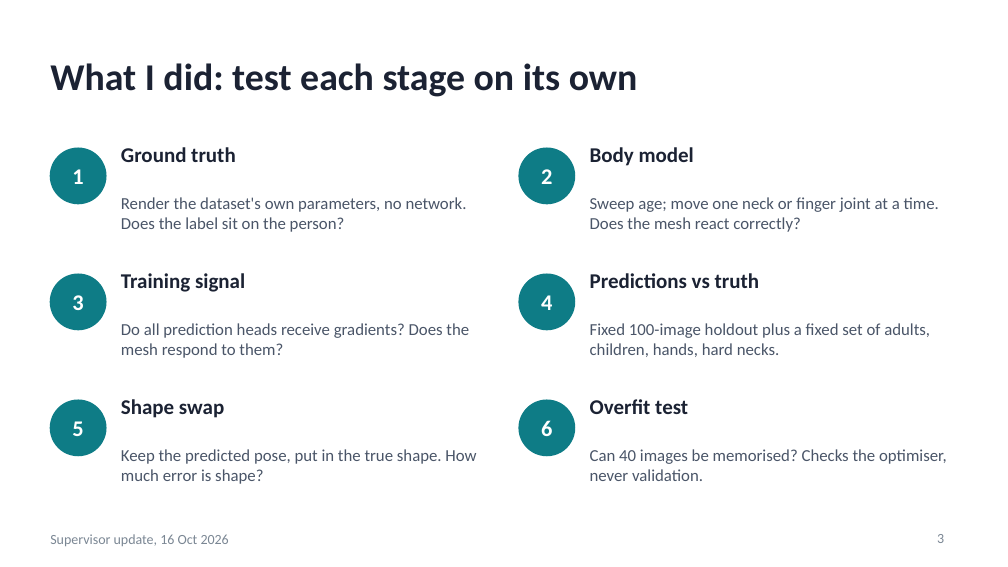
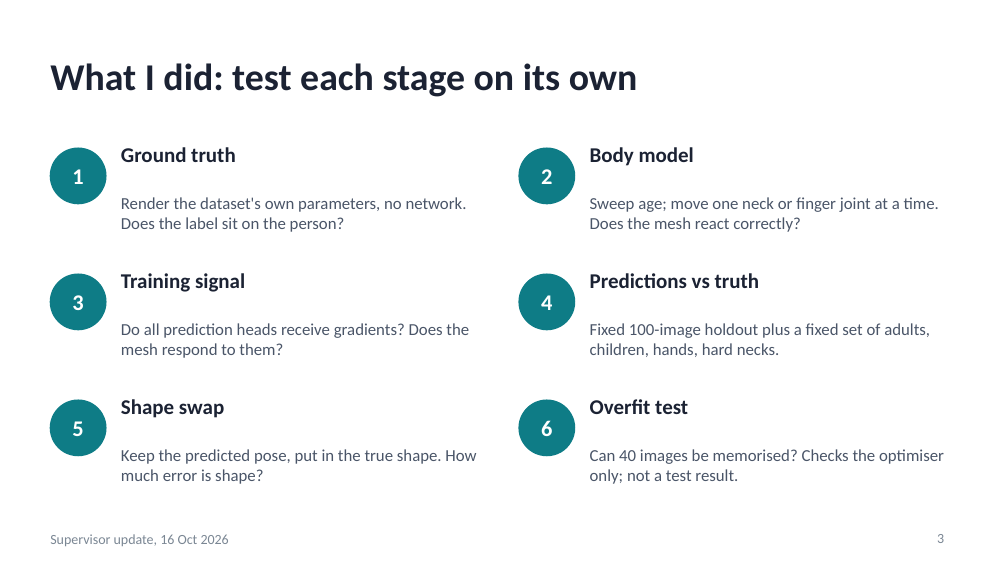
Before and after one commit to saadnajib/Multi-Person-Whole-Body-Human-Mesh-Recovery-in-a-Single-Shot-with-Annyone-dataset-and-3dpw-dataset, a slide deck: slide 3 of docs/supervisor_update_2026-10-16.pptx. Drawn at 1008x567 pixels with LibreOffice and Linux fonts; fonts in the diff are those of the drawing. Boxes give left, top, right and bottom in pixels: in the first picture for what was removed or moved away, otherwise in the second. Text is boxed around its words. In the diff, an @@ line names an element or a change of style, - is before the commit and + after.

```diff
--- a/docs/supervisor_update_2026-10-16.pptx
+++ b/docs/supervisor_update_2026-10-16.pptx
@@ text at <box>590,449,944,484</box>: text changed @@
-Can 40 images be memorised? Checks the optimiser, never validation.
+Can 40 images be memorised? Checks the optimiser only; not a test result.
```
Also in this commit, not shown: 7 other slides changed, 7 slides added, 4 slides removed, 3 other files.
